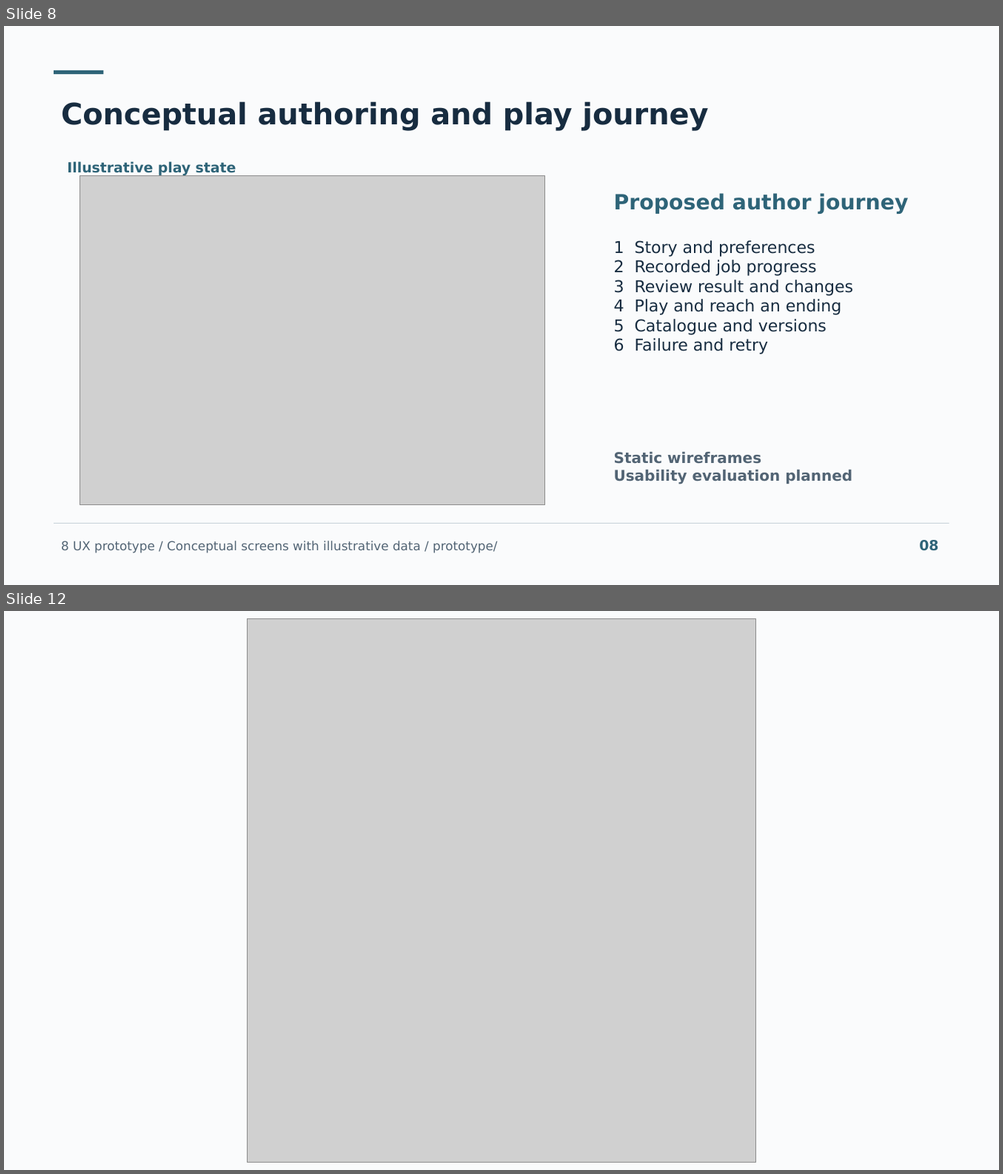
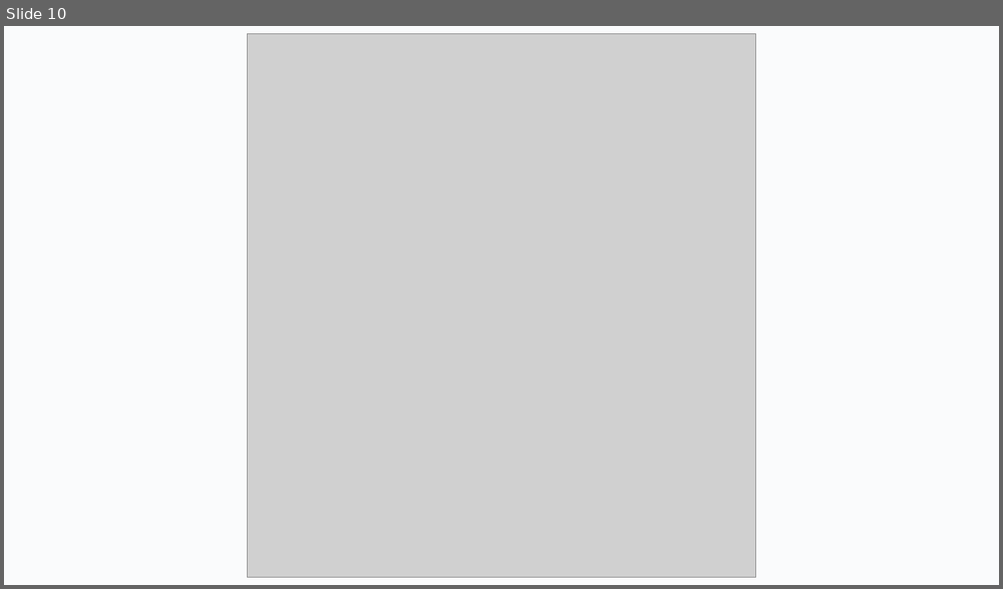
Before and after one commit to lastnurik/diploma, a slide deck: submission/diploma-final-presentation.pptx. Shown one above the other, each under a label of ours: slides 8 and 12 before the commit, slide 10 after it; the slides between them are not shown. The pictures are 1003x1174 and 1003x589 pixels, drawn with LibreOffice and Linux fonts; fonts in the diff are those of the drawing; grey boxes stand for pictures. Boxes give left, top, right and bottom in pixels: in the first picture for what was removed or moved away, otherwise in the second. Text is boxed around its words. In the diff, an @@ line names an element or a change of style, - is before the commit and + after.

```diff
--- a/submission/diploma-final-presentation.pptx
+++ b/submission/diploma-final-presentation.pptx
@@ slide 8 removed at (4, 26, 999, 585), background #FAFBFC @@
@@ rectangle removed at (54, 70, 104, 74) @@
@@ text removed at (61, 101, 708, 130) @@
-Conceptual authoring and play journey
@@ text removed at (67, 161, 236, 176) @@
-Illustrative play state
@@ picture removed at (80, 176, 545, 506) @@
@@ text removed at (614, 193, 908, 214) @@
-Proposed author journey
@@ text removed at (614, 241, 853, 355) @@
-1 Story and preferences
-2 Recorded job progress
-3 Review result and changes
-4 Play and reach an ending
-5 Catalogue and versions
-6 Failure and retry
@@ text removed at (614, 452, 852, 485) @@
-Static wireframes
-Usability evaluation planned
@@ rectangle removed at (54, 524, 949, 525) @@
@@ text removed at (61, 541, 497, 554) @@
-8 UX prototype / Conceptual screens with illustrative data / prototype/
@@ text removed at (919, 540, 938, 551) @@
-08
@@ what was slide 12 is now slide 10 @@
```
Also in this commit, not shown: 5 slides changed, 4 slides added, 5 other slides removed, 17 other files.
